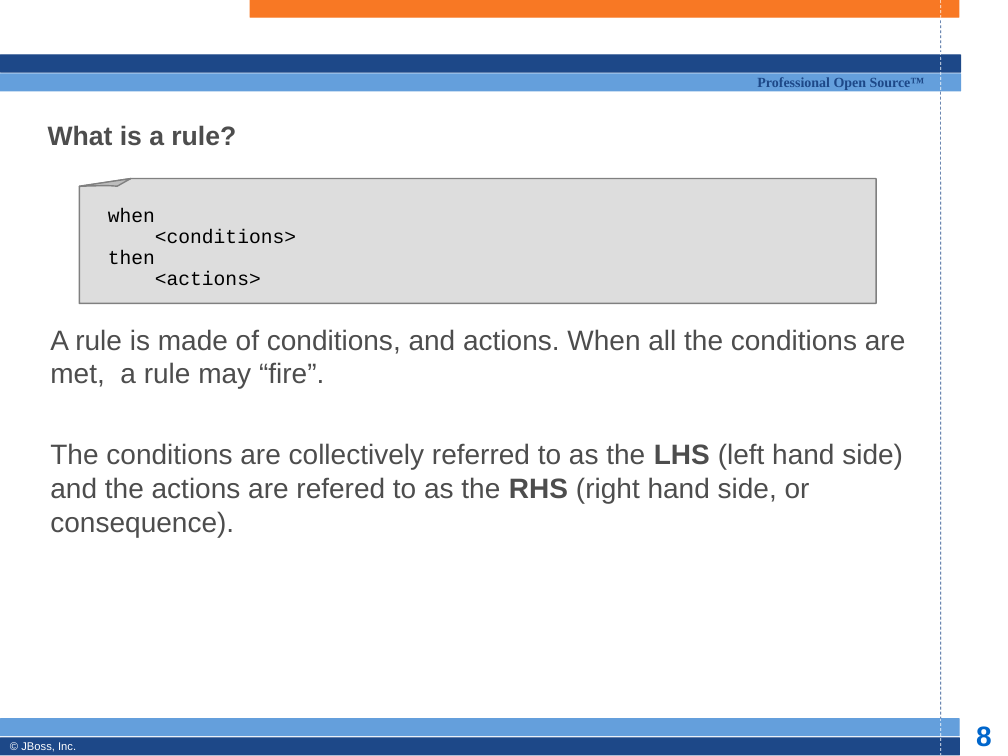
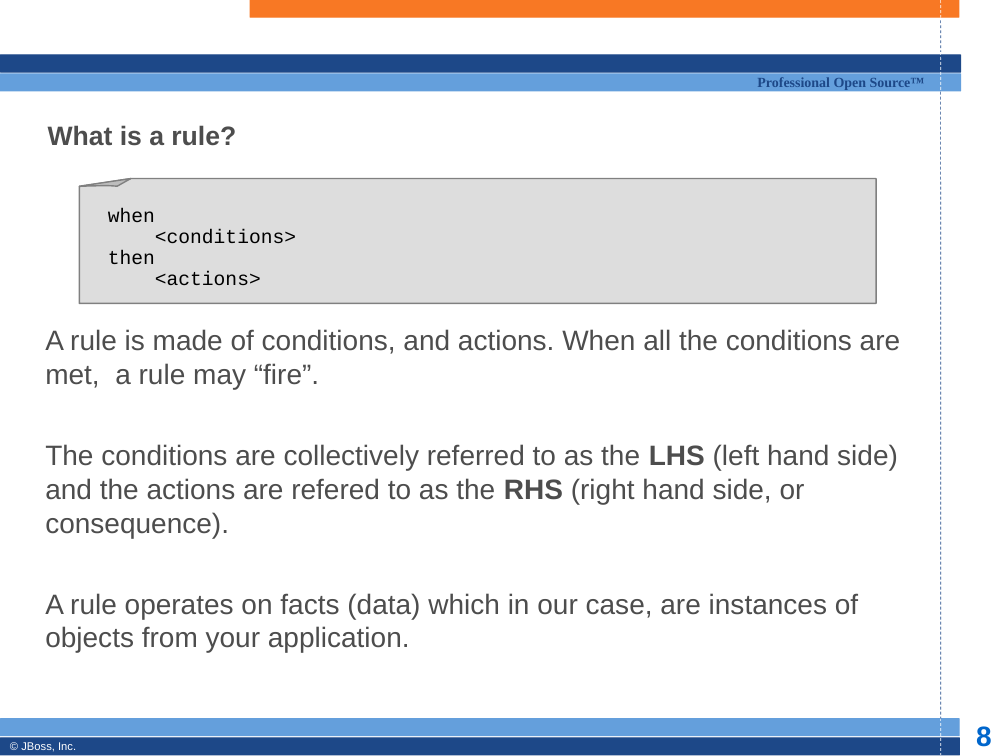
Before and after one commit to bobmcwhirter/drools, a slide deck: slide 8 of documentation/training/developers-course/Module 1 - Introduction.odp. Drawn at 1008x756 pixels with LibreOffice and Linux fonts; fonts in the diff are those of the drawing; background and template pictures are left out. Boxes give left, top, right and bottom in pixels: in the first picture for what was removed or moved away, otherwise in the second. Text is boxed around its words. In the diff, an @@ line names an element or a change of style, - is before the commit and + after.

```diff
--- a/documentation/training/developers-course/Module 1 - Introduction.odp
+++ b/documentation/training/developers-course/Module 1 - Introduction.odp
@@ subtitle at <box>45,593,858,652</box>: paragraph added @@
+A rule operates on facts (data) which in our case, are instances of objects from your application.
```
Also in this commit, not shown: 2 other slides changed, 2 slides added, 1 slide removed.
